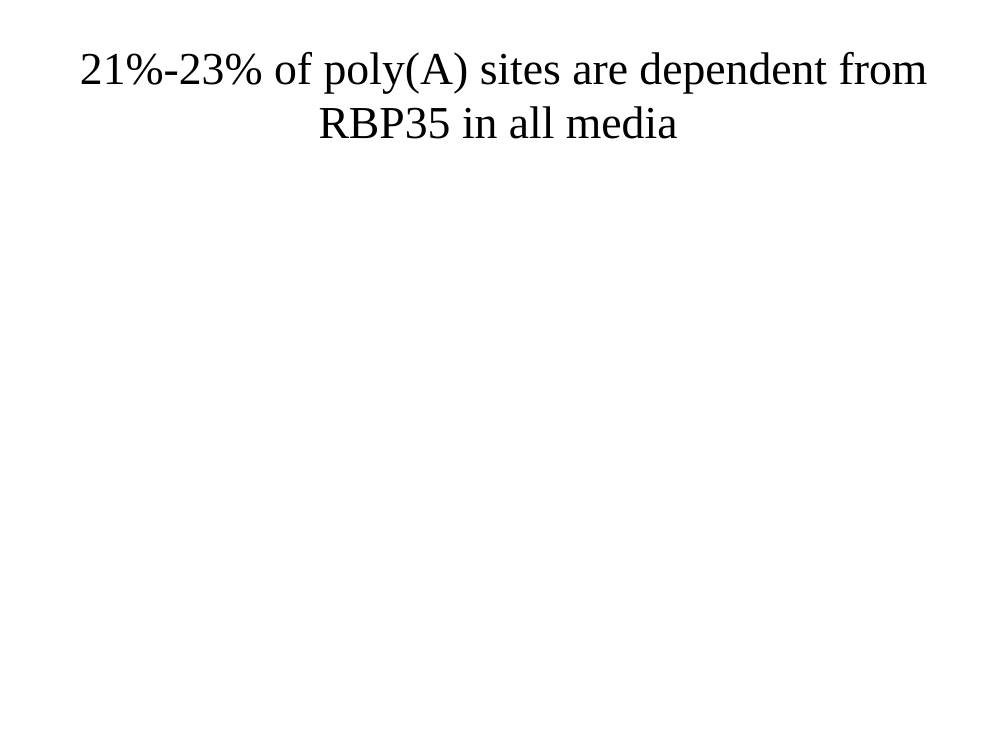
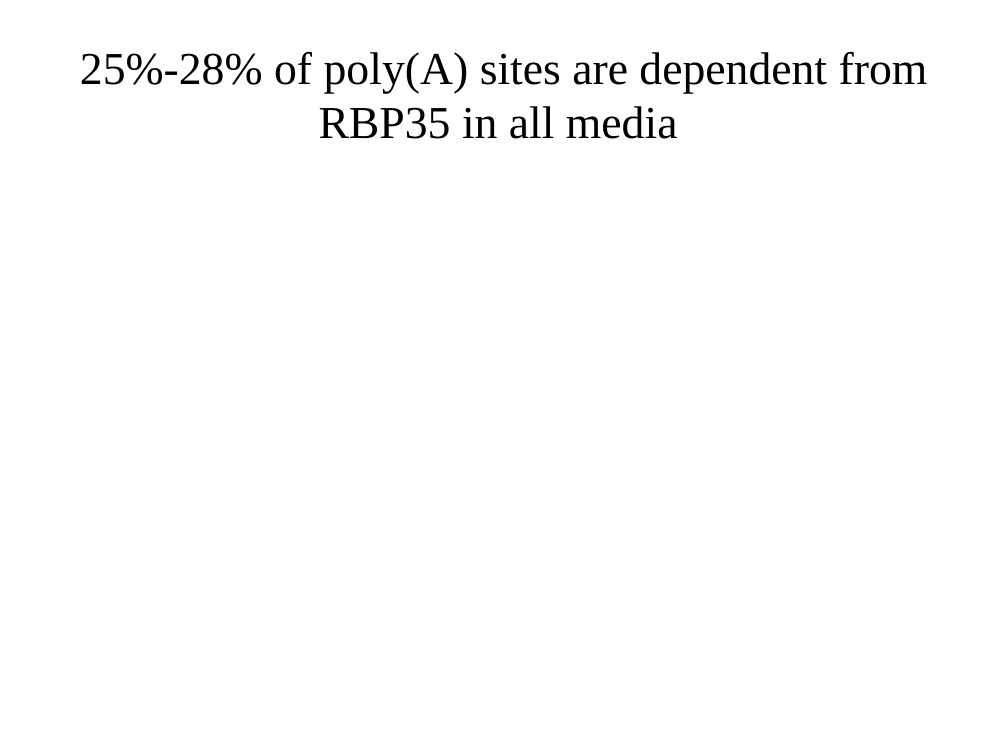
Before and after one commit to wilkinsonlab/m-oryzae-polya, a slide deck: slide 43 of doc/version_21/oryzae_presentation.odp. Drawn at 1008x756 pixels with LibreOffice and Linux fonts; fonts in the diff are those of the drawing. Boxes give left, top, right and bottom in pixels: in the first picture for what was removed or moved away, otherwise in the second. Text is boxed around its words. In the diff, an @@ line names an element or a change of style, - is before the commit and + after.

```diff
--- a/doc/version_21/oryzae_presentation.odp
+++ b/doc/version_21/oryzae_presentation.odp
@@ title at (x1=80, y1=51, x2=928, y2=139): text changed @@
-21%-23% of poly(A) sites are dependent from RBP35 in all media
+25%-28% of poly(A) sites are dependent from RBP35 in all media
```
Also in this commit, not shown: 5 other slides changed, 1 other file.
